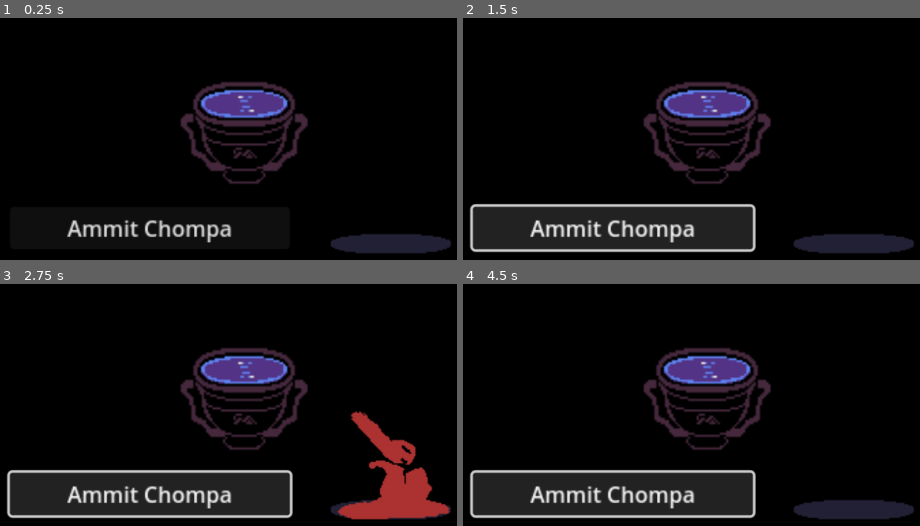
Above: before the commit, frames 1-4 (two rows, left to right).
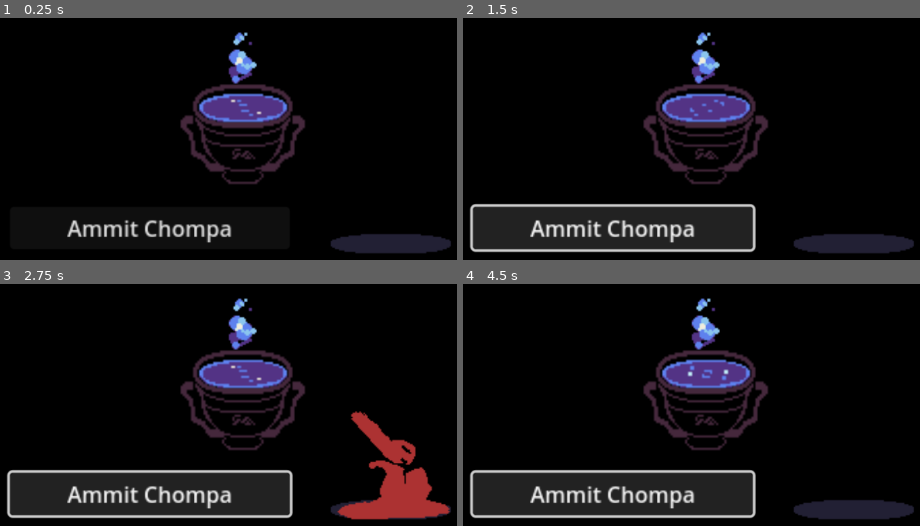
Above: after the commit, the same moments.

Repository: OwlGifter/Weightless
Game: Godot game, scene res://Scenes/game_scene.tscn
Two runs of this game, one before a commit and one after it. Both use one fixed random seed, a clock stepped at 60 frames per second and the inputs below. This scene is started directly instead of the project's main scene.
Inputs:
- Up to frame 1 (0.25 s): no input
- Up to frame 2 (1.5 s): click "Ammit Chompa" at 0.5 s; click "Ammit Chompa" at 1.25 s
- Up to frame 3 (2.75 s): click "Ammit Chompa" at 2 s
- Up to frame 4 (4.5 s): no input

The runs differ from the first frame. In frame 1, 3.9% of the frame differs, in the area x 39-68%, y 5-69%; in frame 2, 3.9%; in frame 3, 3.9%; in frame 4, 4.0%.

Commit message:
Added Chalice Surface and Soul
animations for sprites added

Diff:
--- a/weightless/Scenes/game_scene.tscn
+++ b/weightless/Scenes/game_scene.tscn
@@ -6,6 +6,7 @@
 [ext_resource type="Texture2D" uid="uid://brswuetxs8aac" path="res://art/chalice.png" id="4_1ixah"]
 [ext_resource type="AudioStream" uid="uid://bcir411mrwjc5" path="res://Music/slow music.mp3" id="4_fiftr"]
 [ext_resource type="Texture2D" uid="uid://bapg1lc5rubgc" path="res://art/chalice_surface_soul_64.png" id="5_rgj8m"]
+[ext_resource type="Texture2D" uid="uid://km2mempiwnfp" path="res://art/soul_64.png" id="7_2fmhe"]
 
 [sub_resource type="Animation" id="Animation_6h5vk"]
 resource_name = "Bite Ammit"
@@ -82,9 +83,52 @@
 &"Surface_Soul": SubResource("Animation_2fmhe")
 }
 
+[sub_resource type="Animation" id="Animation_ikfsv"]
+resource_name = "Soul"
+length = 0.6
+loop_mode = 1
+tracks/0/type = "value"
+tracks/0/imported = false
+tracks/0/enabled = true
+tracks/0/path = NodePath("Soul:frame")
+tracks/0/interp = 1
+tracks/0/loop_wrap = true
+tracks/0/keys = {
+"times": PackedFloat32Array(0, 0.133333, 0.3, 0.466667),
+"transitions": PackedFloat32Array(1, 1, 1, 1),
+"update": 1,
+"values": [0, 1, 2, 3]
+}
+
+[sub_resource type="Animation" id="Animation_5dgvu"]
+length = 0.001
+tracks/0/type = "value"
+tracks/0/imported = false
+tracks/0/enabled = true
+tracks/0/path = NodePath("Soul:frame")
+tracks/0/interp = 1
+tracks/0/loop_wrap = true
+tracks/0/keys = {
+"times": PackedFloat32Array(0),
+"transitions": PackedFloat32Array(1),
+"update": 1,
+"values": [0]
+}
+
+[sub_resource type="AnimationLibrary" id="AnimationLibrary_uscyt"]
+_data = {
+&"RESET": SubResource("Animation_5dgvu"),
+&"Soul": SubResource("Animation_ikfsv")
+}
+
 [node name="Game Scene" type="Node2D"]
 scale = Vector2(0.999026, 1)
 script = ExtResource("1_b6fju")
+
+[node name="music" type="AudioStreamPlayer2D" parent="."]
+visible = false
+scale = Vector2(1, 1)
+stream = ExtResource("4_fiftr")
 
 [node name="BlackScreen" type="Sprite2D" parent="."]
 scale = Vector2(0.973117, 0.842446)
@@ -111,13 +155,13 @@
 text = "Ammit Chompa"
 
 [node name="Chalice" type="Sprite2D" parent="."]
-position = Vector2(762.227, 412.579)
-scale = Vector2(3.04936, 3.04936)
+position = Vector2(760.24, 414.566)
+scale = Vector2(2.98729, 2.98729)
 texture = ExtResource("4_1ixah")
 
 [node name="ChaliceSurface" type="Sprite2D" parent="Chalice"]
-position = Vector2(1.52588e-05, -1.63969)
-scale = Vector2(0.927031, 0.927031)
+position = Vector2(0.167544, -0.189418)
+scale = Vector2(0.963515, 0.963515)
 texture = ExtResource("5_rgj8m")
 hframes = 8
 
@@ -127,9 +171,17 @@
 &"": SubResource("AnimationLibrary_ikfsv")
 }
 
-[node name="music" type="AudioStreamPlayer2D" parent="."]
-visible = false
-stream = ExtResource("4_fiftr")
+[node name="Soul" type="Sprite2D" parent="."]
+position = Vector2(755.736, 308)
+scale = Vector2(2.22043, 2.22043)
+texture = ExtResource("7_2fmhe")
+hframes = 4
+
+[node name="AnimationPlayer2" type="AnimationPlayer" parent="Soul"]
+root_node = NodePath("../..")
+libraries = {
+&"": SubResource("AnimationLibrary_uscyt")
+}
 
 [connection signal="animation_finished" from="Ammit/AnimationPlayer" to="." method="_on_animation_player_animation_finished"]
 [connection signal="pressed" from="Ammit/Button" to="." method="_on_button_pressed"]
--- a/weightless/Scripts/game_scene.gd
+++ b/weightless/Scripts/game_scene.gd
@@ -1,8 +1,12 @@
 extends Node2D
 @onready var animation = $Ammit/AnimationPlayer
+@onready var aniChalice = $Chalice/ChaliceSurface/AnimationPlayer
+@onready var aniSoul = $Soul/AnimationPlayer2
 
 
 func _process(delta: float):
+	aniChalice.play("Surface_Soul")
+	aniSoul.play("Soul")
 	pass
 	#if($music.playing == false):
 		#$music.play()
Not shown: 1 places in weightless/Scenes/game_scene.tscn that only renumber resources
